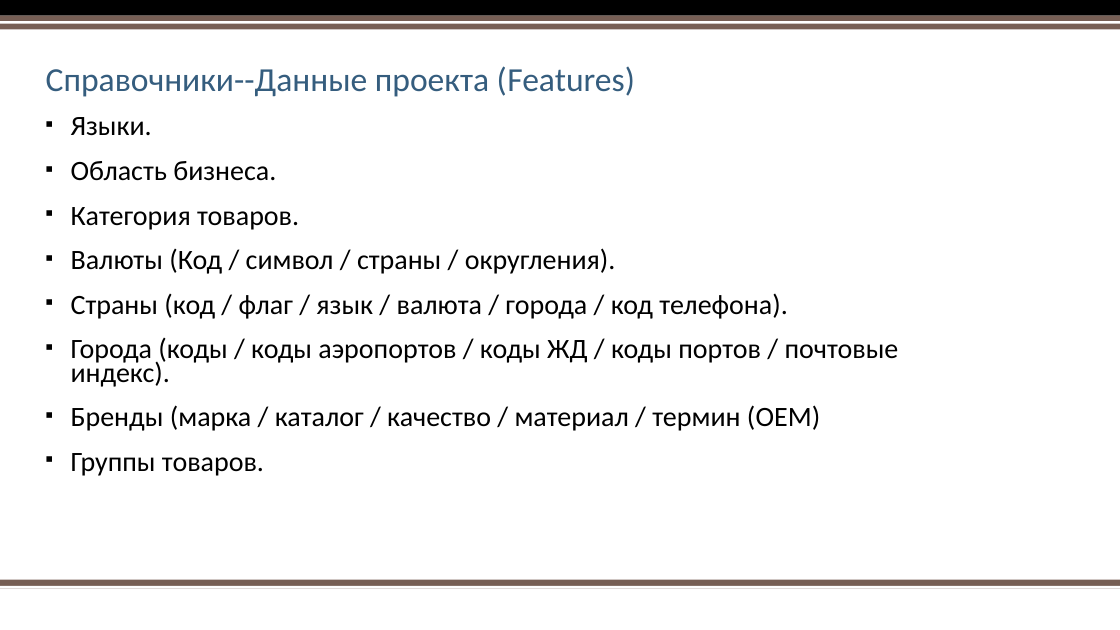
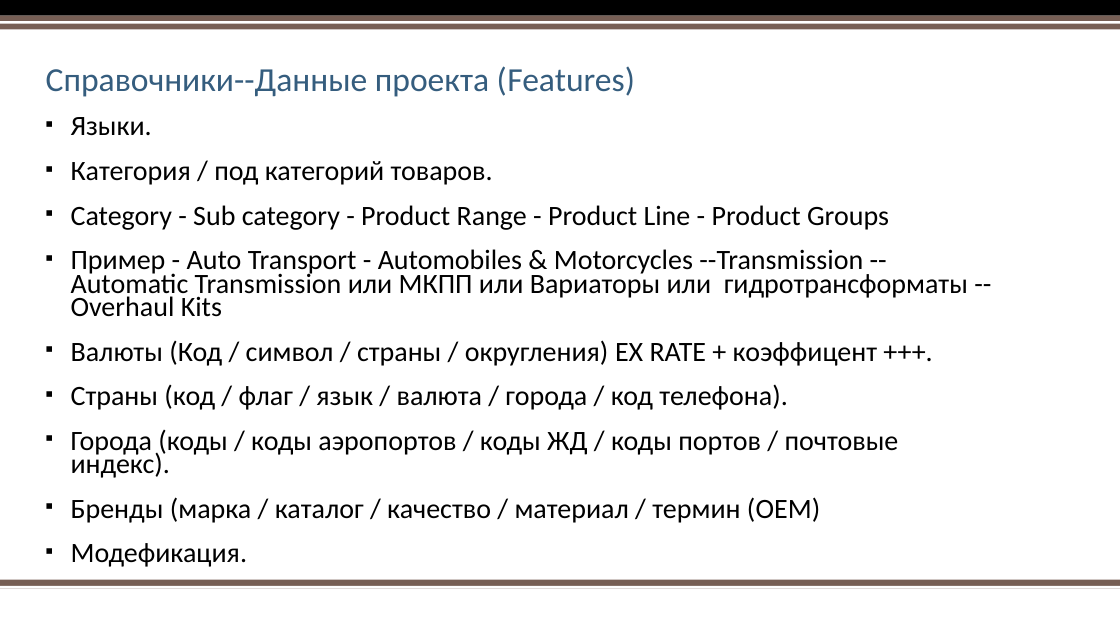
Before and after one commit to AlexPristupa/yatoyat, a slide deck: slide 6 of yatoyat-Project Overview.pptx. Drawn at 1120x630 pixels with LibreOffice and Linux fonts; fonts in the diff are those of the drawing; background and template pictures are left out. Boxes give left, top, right and bottom in pixels: in the first picture for what was removed or moved away, otherwise in the second. Text is boxed around its words. In the diff, an @@ line names an element or a change of style, - is before the commit and + after.

Commit message:
New Changes  - 17-09-2018
Саша
Я поменял файле
1. Обл бизнеса на Категорию и все дерево
2. Глобальные на системеные
3. Локальные на пользовательские
4. Перемещение колонки ФОТО
5. Настройка полей
6. Включить элемента в TOP
7. 3 Tabs - форма нового элемента
8. Поисковая строка - должна имеет ИКОНКУ почистить.
9. Добавил Модификацию.

```diff
--- a/yatoyat-Project Overview.pptx
+++ b/yatoyat-Project Overview.pptx
@@ text at (71, 161, 968, 366): text changed @@
-    ▪ Область бизнеса.
-    ▪ Категория товаров.
-    ▪ Валюты (Код / символ / страны / округления).
+    ▪ Категория / под категорий товаров.
+    ▪ Category - Sub category - Product Range - Product Line - Product Groups
+    ▪ Пример - Auto Transport - Automobiles & Motorcycles --Transmission -- Automatic Transmission или МКПП или Вариаторы или гидротрансформаты -- Overhaul Kits
+    ▪ Валюты (Код / символ / страны / округления) EX RATE + коэффицент +++.
@@ text at (71, 543, 247, 567): text changed @@
-    ▪ Группы товаров.
+    ▪ Модефикация.
```
Also in this commit, not shown: 23 other slides changed, 11 slides added.
